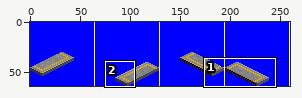
Edited in one commit: sprite sheet (src/stations/generated_stations/gfx/dec_test_station_02.png). Above, an overview of the earlier version with the close-up marked.
Close-up. First the earlier version:
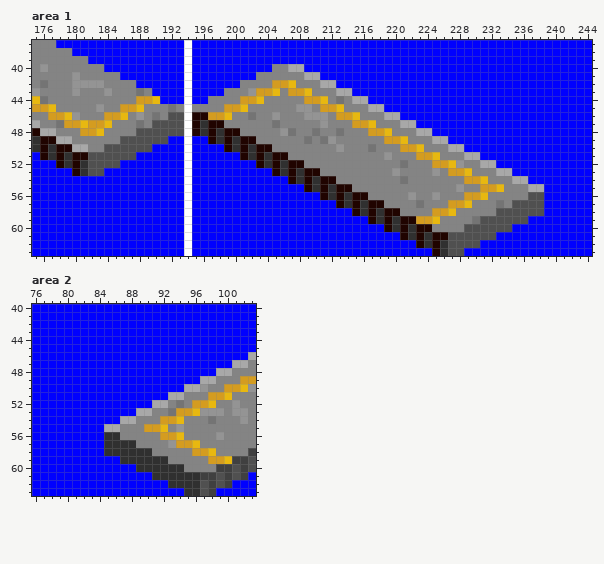
The file is 260x64 pixels. Shown: area 1: x 175..244, y 37..63; area 2: x 76..103, y 40..63. The commit also changed other parts of the picture, which this record leaves out.
Once edited:
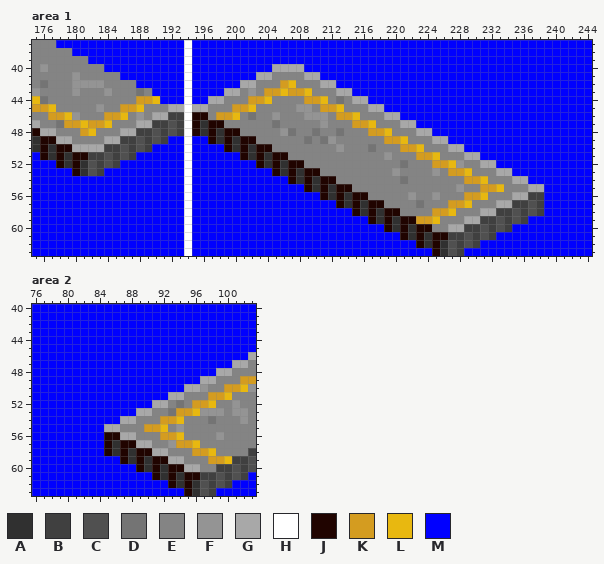
Palette (. is transparent): A #303030  B #404040  C #505050  D #747474  E #848484  F #949494  G #a8a8a8  H #ffffff  J #200400  K #d49c20  L #e8b810  M #0000ff
Difference:
Area 1:
Colour C gives way to colour B in row 46 at x 192 to 193; in row 47 at x 190 to 191 and 193; in row 48 at x 188 to 189, 191 and 193; in row 49 at x 186 to 187, 189 and 191; in row 50 at x 184 to 185, 187 and 189; in row 51 at x 182 to 183, 185 and 187.
Colour C gives way to colour B in row 52 at x 183 and 185; in row 53 at x 183; in row 56 at x 237 to 238; in row 57 at x 235 to 236 and 238; in row 58 at x 233 to 234, 236 and 238; in row 59 at x 231 to 232, 234 and 236.
Colour C gives way to colour B in row 60 at x 229 to 230, 232 and 234; in row 61 at x 227 to 228, 230 and 232; in row 62 at x 228 and 230; in row 63 at x 228.
Colour K gives way to colour E in row 42 at x 205; in row 43 at x 203; in row 44 at x 201; in row 45 at x 199; in row 46 at x 197.
Colour L gives way to colour E in row 48 at x 183.
Colour D gives way to colour G in row 45 at x 192; in row 46 at x 190; in row 47 at x 188; in row 57 at x 233; in row 59 at x 230.
Colour E gives way to colour G in row 40 at x 205 to 206; in row 41 at x 203 to 204; in row 42 at x 201 to 202; in row 43 at x 199 to 200; in row 44 at x 197 to 198; in row 45 at x 193 and 195 to 196.
Colour E gives way to colour G in row 46 at x 191; in row 47 at x 189; in row 48 at x 186 to 187; in row 49 at x 184 to 185; in row 50 at x 182 to 183; in row 56 at x 235 to 236.
Colour E gives way to colour G in row 57 at x 234; in row 58 at x 231 to 232; in row 59 at x 229; in row 60 at x 227 to 228.
Colour L gives way to colour K in row 43 at x 205; in row 44 at x 203; in row 45 at x 201; in row 46 at x 199.
Colour E gives way to colour L in row 43 at x 206; in row 44 at x 204; in row 45 at x 202; in row 46 at x 200.
Colour K gives way to colour L in row 48 at x 182.
Area 2:
Colour E gives way to colour G in row 56 at x 87 to 88; in row 57 at x 89 to 90; in row 58 at x 91 to 92; in row 59 at x 93 to 94; in row 60 at x 95 to 96.
Colour A gives way to colour J in row 56 at x 85 to 86; in row 57 at x 85 and 87 to 88; in row 58 at x 85, 87 and 89 to 90; in row 59 at x 87, 89 and 91 to 92; in row 60 at x 89, 91 and 93 to 94; in row 61 at x 91, 93 and 95 to 96.
Colour A gives way to colour J in row 62 at x 93 and 95; in row 63 at x 95.
Boxes around the changes in both close-ups, in picture pixels (x1, y1, x2, y2):
changed: (88, 64, 288, 176)
changed: (448, 192, 544, 256)
changed: (104, 432, 200, 496)
